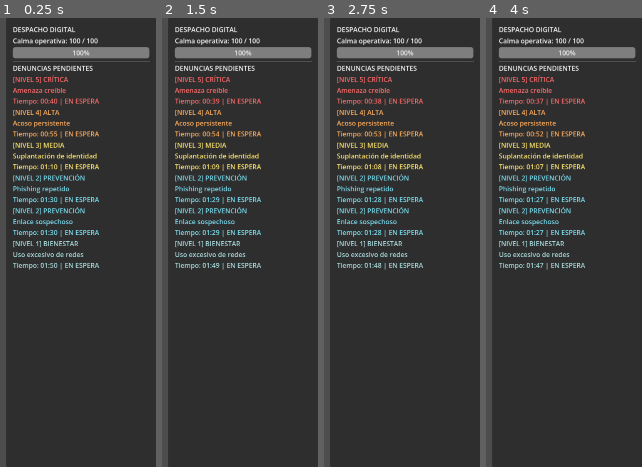
Above: before the commit, frames 1-4 (left to right).
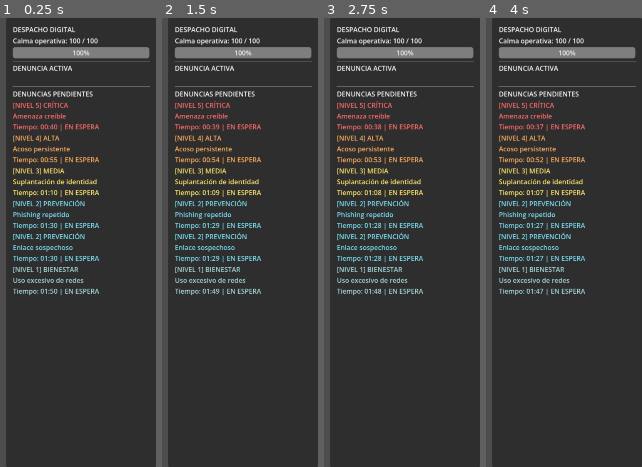
Above: after the commit, the same moments.

Repository: polosalgadomanueldavid-collab/ExtraTexted
Game: Godot game, scene res://Pruebas/prueba_panel_despacho.tscn
Same seed, same stepped clock (60 frames per second), same inputs: the game is played once before the commit and once after it. The project has no main scene, so this scene is started directly.
Inputs:
- Up to frame 1 (0.25 s): no input
- Up to frame 2 (1.5 s): tap Enter (ui_accept) at 0.5, 0.77, 1.25 s; hold E (Interactuar) 0.53-1.28 s; hold W (Arriba) from 0.53 s (still down); tap E (Interactuar) at 1.35 s
- Up to frame 3 (2.75 s): tap Enter (ui_accept) at 1.52, 2 s; release W (Arriba) at 2.03 s; hold A (Izquierda) from 2.03 s (still down); hold E (Interactuar) from 2.03 s (still down); tap Keypad Enter at 2.1 s
- Up to frame 4 (4 s): tap Enter (ui_accept) at 2.75, 3.02, 3.5, 3.77 s; release E (Interactuar) at 2.78 s; tap Space at 2.85 s; tap E (Interactuar) at 3.05 s; release A (Izquierda) at 3.53 s; hold S (Abajo) from 3.53 s (still down); hold E (Interactuar) from 3.53 s (still down)

The runs differ from the first frame. In frame 1, 12% of the frame differs, in the area x 8-97%, y 10-62%; in frame 2, 12%; in frame 3, 12%; in frame 4, 12%.

Commit message:
feat: denuncia activa visible

Diff:
--- a/proyecto-4-semestre/Scripts/character_body_3d.gd
+++ b/proyecto-4-semestre/Scripts/character_body_3d.gd
@@ -62,10 +62,10 @@
 		# Actualiza la consulta justo al pulsar E para no depender del frame físico anterior.
 		shape_cast_3d.force_shapecast_update()
 		var resultados: Array = shape_cast_3d.get_collision_result()
-		print("[Interacción] E pulsada. Colisiones detectadas: ", resultados.size())
+		#print("[Interacción] E pulsada. Colisiones detectadas: ", resultados.size())
 
 		if resultados.is_empty():
-			print("[Interacción] No hay un objeto interactuable delante del jugador.")
+			#print("[Interacción] No hay un objeto interactuable delante del jugador.")
 			return
 
 		# Puede haber más de una colisión (por ejemplo, la mesa y un objeto decorativo).
@@ -75,15 +75,15 @@
 			if collided == null:
 				continue
 
-			print("[Interacción] Collider: ", collided.get_path(), " (", collided.get_class(), ")")
+			#print("[Interacción] Collider: ", collided.get_path(), " (", collided.get_class(), ")")
 			if collided is PCStatic:
-				print("[Interacción] Computador encontrado.")
+				#print("[Interacción] Computador encontrado.")
 				input_locked = true
 				collided.toggle_use()
 				return
 			if collided is Estacion:
-				print("[Interacción] Estación encontrada: ", collided.estacion_id)
+				#print("[Interacción] Estación encontrada: ", collided.estacion_id)
 				collided.interactuar(self)
 				return
 
-		print("[Interacción] Se detectaron cuerpos, pero ninguno tiene PCStatic ni Estacion.")
+		#print("[Interacción] Se detectaron cuerpos, pero ninguno tiene PCStatic ni Estacion.")
--- a/proyecto-4-semestre/UI/PanelDespacho.tscn
+++ b/proyecto-4-semestre/UI/PanelDespacho.tscn
@@ -46,6 +46,36 @@
 [node name="HSeparator" type="HSeparator" parent="PanelContainer/MarginContainer/VBoxContainer" unique_id=1186855777]
 layout_mode = 2
 
+[node name="DenunciaActivaTitulo" type="Label" parent="PanelContainer/MarginContainer/VBoxContainer"]
+layout_mode = 2
+text = "DENUNCIA ACTIVA"
+
+[node name="DenunciaActivaDetalle" type="VBoxContainer" parent="PanelContainer/MarginContainer/VBoxContainer"]
+layout_mode = 2
+
+[node name="Titulo" type="Label" parent="PanelContainer/MarginContainer/VBoxContainer/DenunciaActivaDetalle"]
+layout_mode = 2
+autowrap_mode = 2
+
+[node name="Tiempo" type="Label" parent="PanelContainer/MarginContainer/VBoxContainer/DenunciaActivaDetalle"]
+layout_mode = 2
+text = "Tiempo restante: --:--"
+
+[node name="Progreso" type="Label" parent="PanelContainer/MarginContainer/VBoxContainer/DenunciaActivaDetalle"]
+layout_mode = 2
+text = "Progreso: --"
+
+[node name="ProximaEstacion" type="Label" parent="PanelContainer/MarginContainer/VBoxContainer/DenunciaActivaDetalle"]
+layout_mode = 2
+text = "Próxima estación: --"
+
+[node name="MensajeEstacion" type="Label" parent="PanelContainer/MarginContainer/VBoxContainer"]
+layout_mode = 2
+autowrap_mode = 2
+
+[node name="HSeparatorActiva" type="HSeparator" parent="PanelContainer/MarginContainer/VBoxContainer"]
+layout_mode = 2
+
 [node name="Subtitulo" type="Label" parent="PanelContainer/MarginContainer/VBoxContainer" unique_id=723143811]
 layout_mode = 2
 text = "DENUNCIAS PENDIENTES"
--- a/proyecto-4-semestre/UI/panel_despacho.gd
+++ b/proyecto-4-semestre/UI/panel_despacho.gd
@@ -3,19 +3,27 @@
 
 @onready var calma_texto: Label = $PanelContainer/MarginContainer/VBoxContainer/CalmaTexto
 @onready var calma_barra: ProgressBar = $PanelContainer/MarginContainer/VBoxContainer/CalmaBar
+@onready var denuncia_activa_detalle: VBoxContainer = $PanelContainer/MarginContainer/VBoxContainer/DenunciaActivaDetalle
+@onready var denuncia_activa_titulo: Label = $PanelContainer/MarginContainer/VBoxContainer/DenunciaActivaDetalle/Titulo
+@onready var denuncia_activa_tiempo: Label = $PanelContainer/MarginContainer/VBoxContainer/DenunciaActivaDetalle/Tiempo
+@onready var denuncia_activa_progreso: Label = $PanelContainer/MarginContainer/VBoxContainer/DenunciaActivaDetalle/Progreso
+@onready var denuncia_activa_estacion: Label = $PanelContainer/MarginContainer/VBoxContainer/DenunciaActivaDetalle/ProximaEstacion
+@onready var mensaje_estacion: Label = $PanelContainer/MarginContainer/VBoxContainer/MensajeEstacion
 @onready var lista_denuncias: VBoxContainer = $PanelContainer/MarginContainer/VBoxContainer/ScrollContainer/ListaDenuncias
 
 var sistema_despacho: SistemaDespacho = null
 var tarjetas: Dictionary = {}
 var denuncias_visibles: Dictionary = {}
+var segundos_mensaje: float = 0.0
 
 
 func _ready() -> void:
 	actualizar_calma(100)
 	actualizar_denuncias([])
-
-
-func _process(_delta: float) -> void:
+	_actualizar_denuncia_activa()
+
+
+func _process(delta: float) -> void:
 	if sistema_despacho == null:
 		return
 
@@ -23,12 +31,19 @@
 		var denuncia: Denuncia = denuncias_visibles.get(id)
 		_actualizar_tarjeta(denuncia)
 
+	_actualizar_denuncia_activa()
+	_actualizar_mensaje(delta)
+
 
 func configurar_sistema(nuevo_sistema: SistemaDespacho) -> void:
 	sistema_despacho = nuevo_sistema
 
 	sistema_despacho.denuncias_actualizadas.connect(actualizar_denuncias)
 	sistema_despacho.calma_actualizada.connect(actualizar_calma)
+	sistema_despacho.estacion_completada.connect(_on_estacion_completada)
+	sistema_despacho.estacion_incorrecta.connect(_on_estacion_incorrecta)
+	sistema_despacho.denuncia_resuelta.connect(_on_denuncia_resuelta)
+	sistema_despacho.denuncia_vencida.connect(_on_denuncia_vencida)
 
 	actualizar_calma(sistema_despacho.calma_operativa)
 	actualizar_denuncias(sistema_despacho.obtener_denuncias_ordenadas())
@@ -37,6 +52,10 @@
 func actualizar_calma(nueva_calma: int) -> void:
 	calma_barra.value = nueva_calma
 	calma_texto.text = "Calma operativa: %d / 100" % nueva_calma
+
+	var color_calma: Color = Color.WHITE if nueva_calma >= 30 else Color("#ff6b6b")
+	calma_texto.modulate = color_calma
+	calma_barra.modulate = color_calma
 
 
 func actualizar_denuncias(denuncias: Array[Denuncia]) -> void:
@@ -88,6 +107,76 @@
 	)
 
 	tarjeta.modulate = _color_riesgo(denuncia.nivel_riesgo)
+
+
+func _actualizar_denuncia_activa() -> void:
+	if sistema_despacho == null:
+		return
+
+	var denuncia: Denuncia = sistema_despacho.obtener_denuncia_activa()
+
+	if denuncia == null:
+		denuncia_activa_detalle.visible = false
+		return
+
+	denuncia_activa_detalle.visible = true
+	denuncia_activa_titulo.text = "[NIVEL %d] %s\n%s" % [
+		denuncia.nivel_riesgo,
+		_etiqueta_riesgo(denuncia.nivel_riesgo),
+		denuncia.titulo
+	]
+	denuncia_activa_titulo.modulate = _color_riesgo(denuncia.nivel_riesgo)
+
+	var segundos: int = max(0, ceili(sistema_despacho.obtener_tiempo_restante(denuncia.id)))
+	denuncia_activa_tiempo.text = "Tiempo restante: %02d:%02d" % [
+		floori(segundos / 60),
+		segundos % 60
+	]
+	denuncia_activa_tiempo.modulate = (
+		Color("#ff6b6b")
+		if segundos <= denuncia.tiempo_limite_segundos * 0.25
+		else Color.WHITE
+	)
+
+	var total_pasos: int = denuncia.protocolo_estaciones.size()
+	var paso_actual: int = min(denuncia.indice_estacion_actual + 1, total_pasos)
+	denuncia_activa_progreso.text = "Progreso: Paso %d de %d" % [paso_actual, total_pasos]
+
+	if denuncia.indice_estacion_actual < total_pasos:
+		denuncia_activa_estacion.text = "Próxima estación: %s" % denuncia.protocolo_estaciones[denuncia.indice_estacion_actual].capitalize()
+	else:
+		denuncia_activa_estacion.text = "Protocolo completado"
+
+
+func _on_estacion_completada(denuncia: Denuncia, estacion_id: String) -> void:
+	_mostrar_mensaje("Correcto: %s completada." % estacion_id.capitalize(), Color("#86efac"))
+
+
+func _on_estacion_incorrecta(_denuncia: Denuncia, estacion_esperada: String) -> void:
+	_mostrar_mensaje("Estación incorrecta. Ve a %s." % estacion_esperada.capitalize(), Color("#ff6b6b"))
+
+
+func _on_denuncia_resuelta(denuncia: Denuncia) -> void:
+	_mostrar_mensaje("Denuncia resuelta: +5 de calma.", Color("#86efac"))
+
+
+func _on_denuncia_vencida(denuncia: Denuncia) -> void:
+	_mostrar_mensaje("La denuncia '%s' venció." % denuncia.titulo, Color("#ff6b6b"))
+
+
+func _mostrar_mensaje(texto: String, color: Color) -> void:
+	mensaje_estacion.text = texto
+	mensaje_estacion.modulate = color
+	segundos_mensaje = 3.0
+
+
+func _actualizar_mensaje(delta: float) -> void:
+	if segundos_mensaje <= 0.0:
+		return
+
+	segundos_mensaje -= delta
+	if segundos_mensaje <= 0.0:
+		mensaje_estacion.text = ""
 
 
 func _etiqueta_riesgo(nivel: int) -> String:
